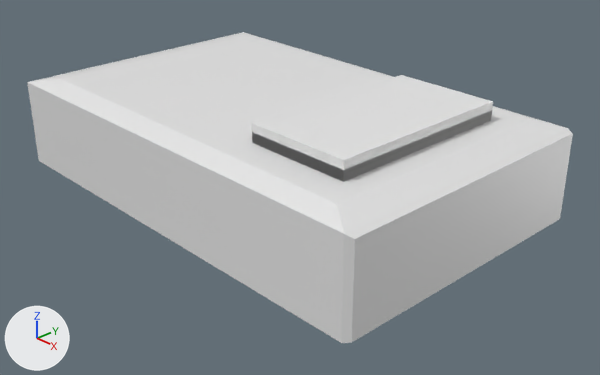
An edit to the Blender file models/beacon.blend, drawn before and after from the same camera.
The view is the same before and after, from a 50 mm lens placed at (10.72, -9.6, 6.0), pointed at (0.52, 0.0, -0.64). Lighting does not change. The marker at lower left points along +X, +Y and +Z.

The scene before the commit, as lines of its bpy script (objects in view):
```python
mat_material = principled_material('Material')
mat_material.base_color = (0.8, 0.8, 0.8)  # white #e7e7e7
mat_material.roughness = 0.4
me_cube = bpy.data.meshes.new('Cube')
me_cube.from_pydata(...)  # 28 vertices, 20 faces; spans x -1.0..1.0, y -1.0..1.0, z -1.0..1.0
me_cube.materials.append(mat_material)  # white #e7e7e7
me_plane = bpy.data.meshes.new('Plane')
me_plane.from_pydata(...)  # 12 vertices, 10 faces; spans x -1.0..1.0, y -1.0..1.0, z -1.59..0.15
ob_cube = bpy.data.objects.new('Cube', me_cube)
ob_cube.location = (0.0, 0.0, 0.0)
ob_cube.scale = (4.37, 2.76, 1.0)
ob_plane = bpy.data.objects.new('Plane', me_plane)
ob_plane.location = (2.32, 0.0, 1.18)
ob_plane.scale = (1.0, 1.79, 1.0)
```
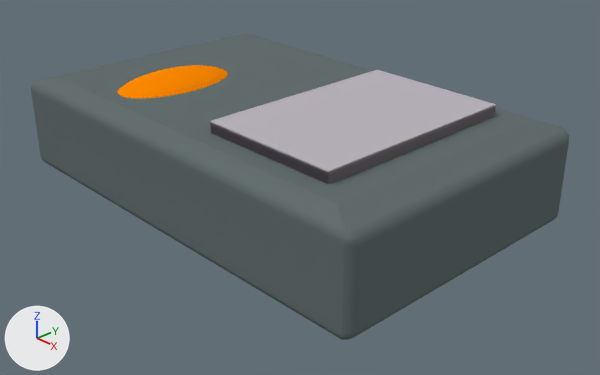
Where the newer file only moved an object's origin or applied its transform, the numbers keep the older frame.

The change, as a list of edits to the scene's bpy script:
```text
Change mat_material:
    mat_material.roughness: 0.4 -> 0.5
    mat_material: principled_material('Material') -> diffuse_material('Material')
    mat_material.base_color: (0.8, 0.8, 0.8) -> (0.13, 0.16, 0.163)  # white #e7e7e7 -> grey #656f70
Add mat_material_002:
    mat_material_002 = diffuse_material('Material.002')
    mat_material_002.base_color = (0.493, 0.456, 0.502)  # grey #bab4bc
Add mat_material_001:
    mat_material_001 = diffuse_material('Material.001')
    mat_material_001.base_color = (1.0, 0.255, 0.0)  # orange #ff8a00
Change me_cube:
    where me_cube.from_pydata(...)  # 28 vertices, 20 faces; spans x -1.0..1.0, y -1.0..1.0, z -1.0..1.0
    used by ob_cube; location = (0.0, 0.0, 0.0); scale = (4.37, 2.76, 1.0)
    me_cube part 1: the whole mesh is scaled about its middle by (4.37, 2.76, 1)
Change me_plane:
    where me_plane.from_pydata(...)  # 12 vertices, 10 faces; spans x -1.0..1.0, y -1.0..1.0, z -1.59..0.15
    used by ob_plane; location = (2.32, 0.0, 1.18); scale = (1.0, 1.79, 1.0)
    me_plane part 2: the whole mesh is scaled about its middle by (1.35, 1.12, 0.184), then moved by (-0.43, 0.0, 0.59)
    add me_plane.materials.append(mat_material_002)  # grey #bab4bc
Add me_sphere:
    me_sphere.from_pydata(...)  # a UV sphere (32 segments, 16 rings, poles along z) spanning x -0.73..0.73, y -1.28..1.28, z -0.32..0.32
    me_sphere.materials.append(mat_material_001)  # orange #ff8a00
Change ob_cube:
    ob_cube.scale: (4.37, 2.76, 1.0) -> (1.0, 1.0, 1.0)
    add _m = ob_cube.modifiers.new('Bevel', 'BEVEL')
    add _m.width = 2.12
    add _m.width_pct = 2.12
    add _m.segments = 5
    add _m.angle_limit = 0.724
Add ob_sphere:
    ob_sphere = bpy.data.objects.new('Sphere', me_sphere)
    ob_sphere.parent = ob_cube
    ob_sphere.location = (-2.041, -0.892, 0.88)
```

Where the change shows, as pixel boxes [x1, y1, x2, y2] in the pictures (600 x 375 px):
'Cube', recoloured, modifiers changed, rescaled (white to grey): before [27, 32, 573, 343]; after [31, 33, 569, 340]
'Plane', recoloured, mesh rescaled: before [252, 75, 493, 182]; after [210, 70, 496, 185]
'Sphere', added (orange): after [117, 65, 228, 98]
